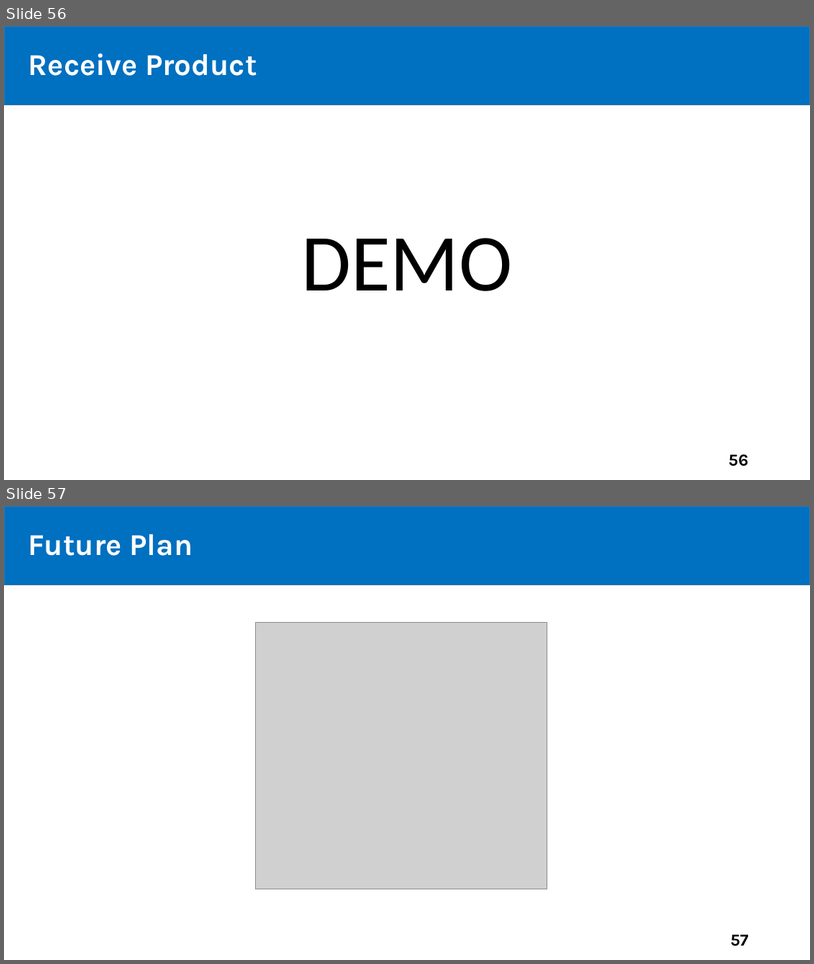
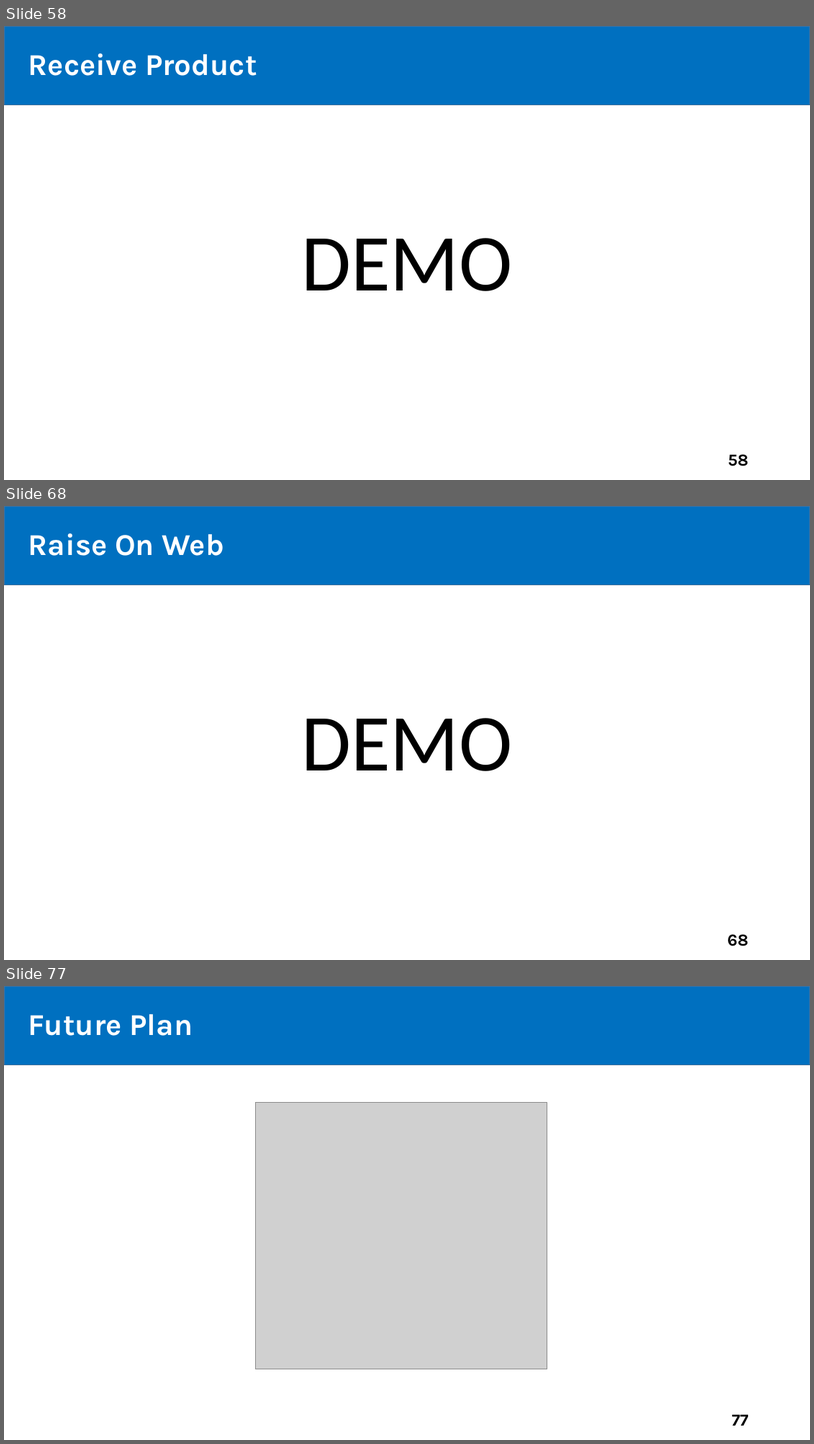
Before and after one commit to tiendan3108/CP, a slide deck: Source/Presentation/PreFinalPresentation.pptx. Shown one above the other, each under a label of ours: slides 56 and 57 before the commit, slides 58, 68 and 77 after it; the slides between them are not shown. The pictures are 814x964 and 814x1444 pixels, drawn with LibreOffice and Linux fonts; fonts in the diff are those of the drawing; grey boxes stand for pictures. Boxes give left, top, right and bottom in pixels: in the first picture for what was removed or moved away, otherwise in the second. Text is boxed around its words. In the diff, an @@ line names an element or a change of style, - is before the commit and + after.

```diff
--- a/Source/Presentation/PreFinalPresentation.pptx
+++ b/Source/Presentation/PreFinalPresentation.pptx
@@ slide 68 added at [4, 506, 810, 960], background #FFFFFF @@
@@ rectangle added at [4, 506, 810, 584], fill #0070C0, outline #43739E 1 pt @@
@@ text added at [28, 533, 224, 556], 36 pt, text #FFFFFF, bold @@
+Raise On Web
@@ title added at [50, 537, 179, 556], 44 pt, text #FFFFFF, bold @@
+Outline
@@ text added at [301, 718, 512, 771], 96 pt, text #000000 @@
+DEMO
@@ page number added at [728, 934, 748, 946], 20 pt, text #000000, bold @@
+68
@@ what was slide 56 is now slide 58 @@
@@ page number at [728, 454, 749, 466]: text changed @@
-56
+58
@@ what was slide 57 is now slide 77 @@
@@ page number at [732, 1414, 748, 1425]: text changed @@
-57
+77
```
Also in this commit, not shown: 6 slides changed, 19 other slides added.
